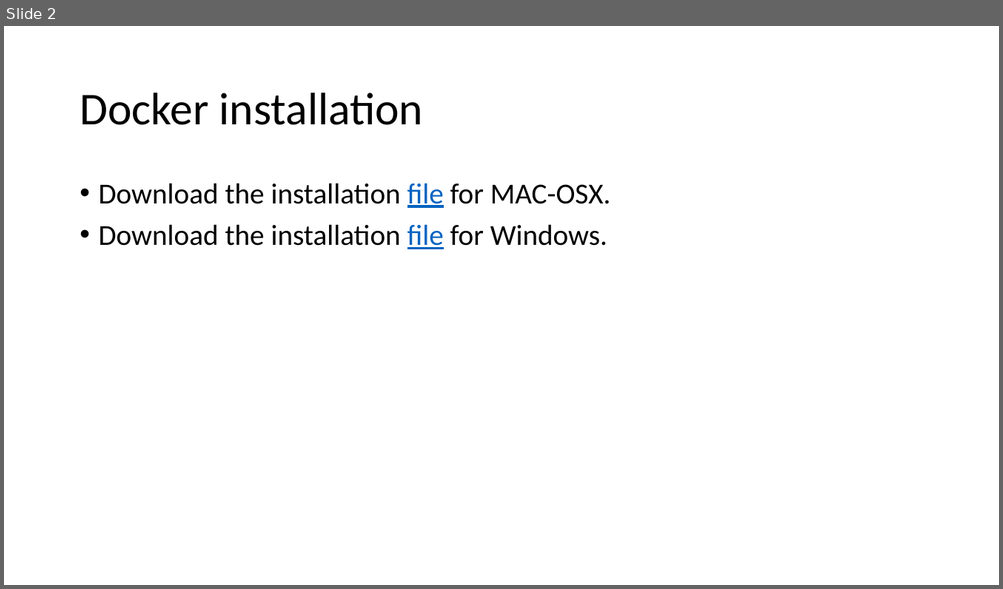
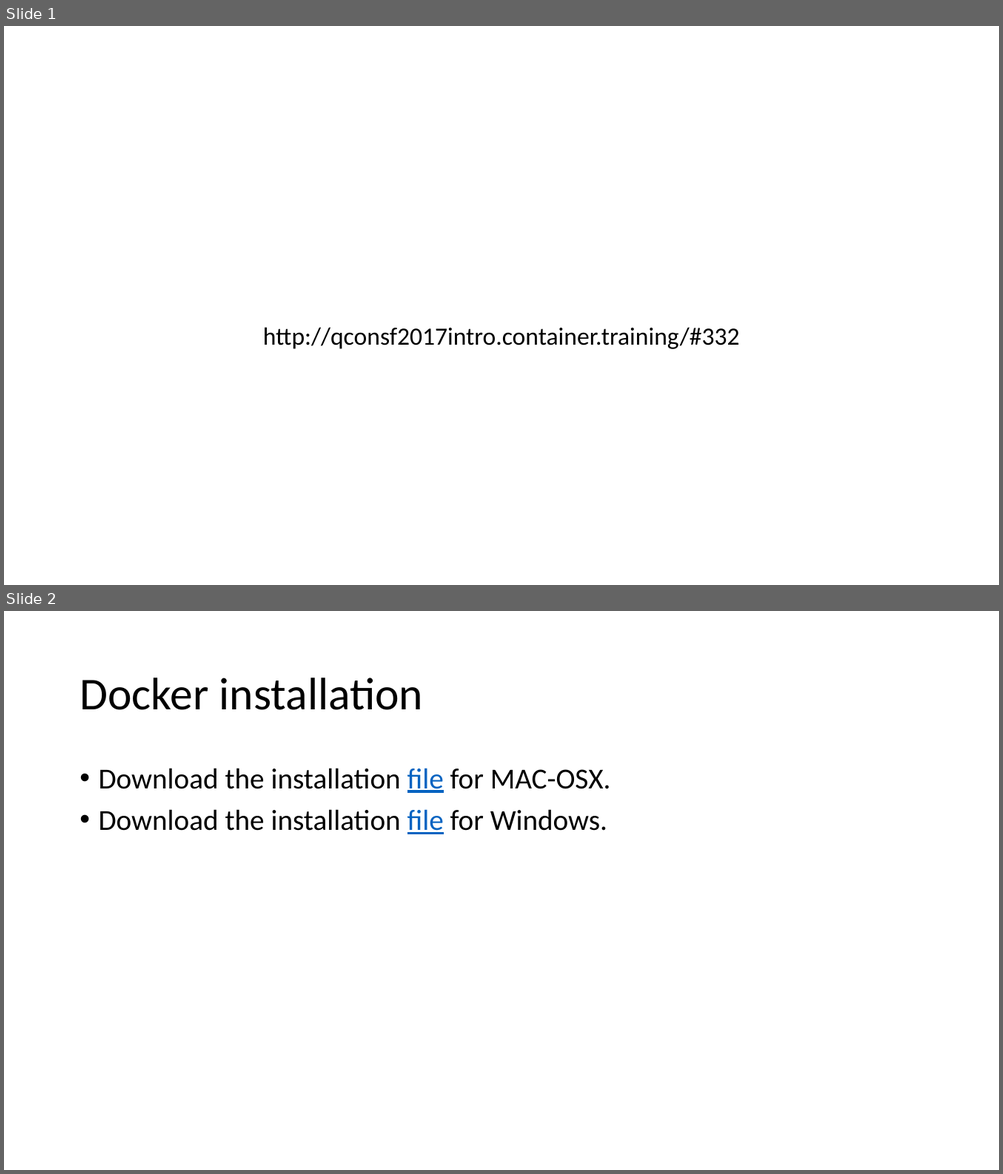
Before and after one commit to rogerscuall/docker-presentation, a slide deck: Docker presentation.pptx. Shown one above the other, each under a label of ours: slide 2 before the commit, slides 1 and 2 after it. The pictures are 1003x589 and 1003x1174 pixels, drawn with LibreOffice and Linux fonts; fonts in the diff are those of the drawing. Boxes give left, top, right and bottom in pixels: in the first picture for what was removed or moved away, otherwise in the second. Text is boxed around its words. In the diff, an @@ line names an element or a change of style, - is before the commit and + after.

```diff
--- a/Docker presentation.pptx
+++ b/Docker presentation.pptx
@@ slide 1 added at bbox=[4, 26, 999, 585], background #FFFFFF @@
@@ subtitle added at bbox=[263, 327, 740, 349], 24 pt, text #000000 @@
+http://qconsf2017intro.container.training/#332
```
Also in this commit, not shown: 1 slide removed.
